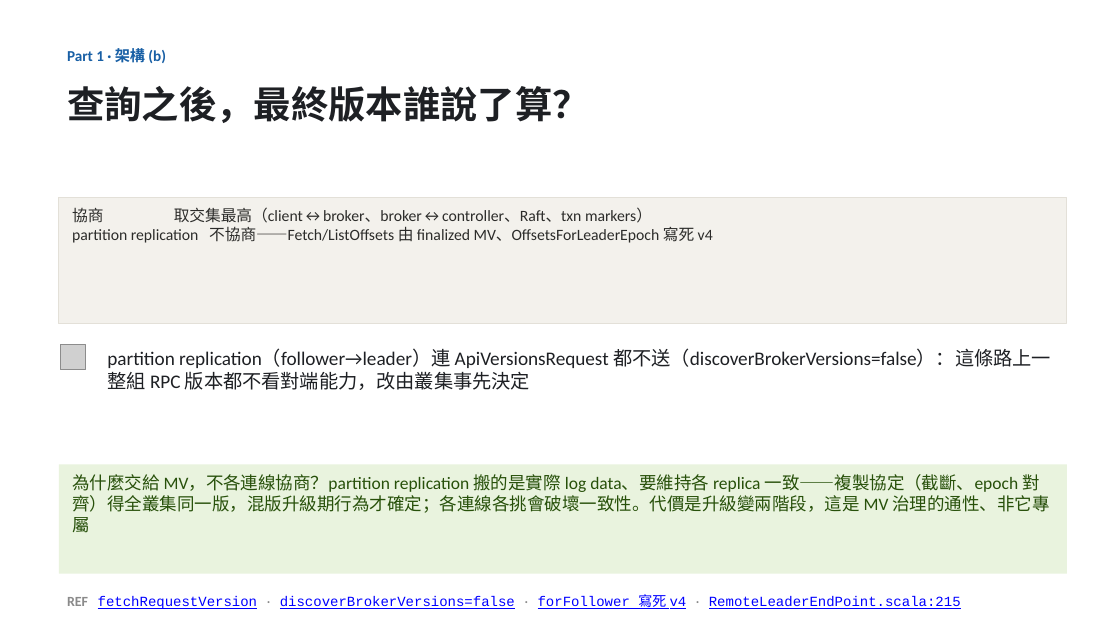
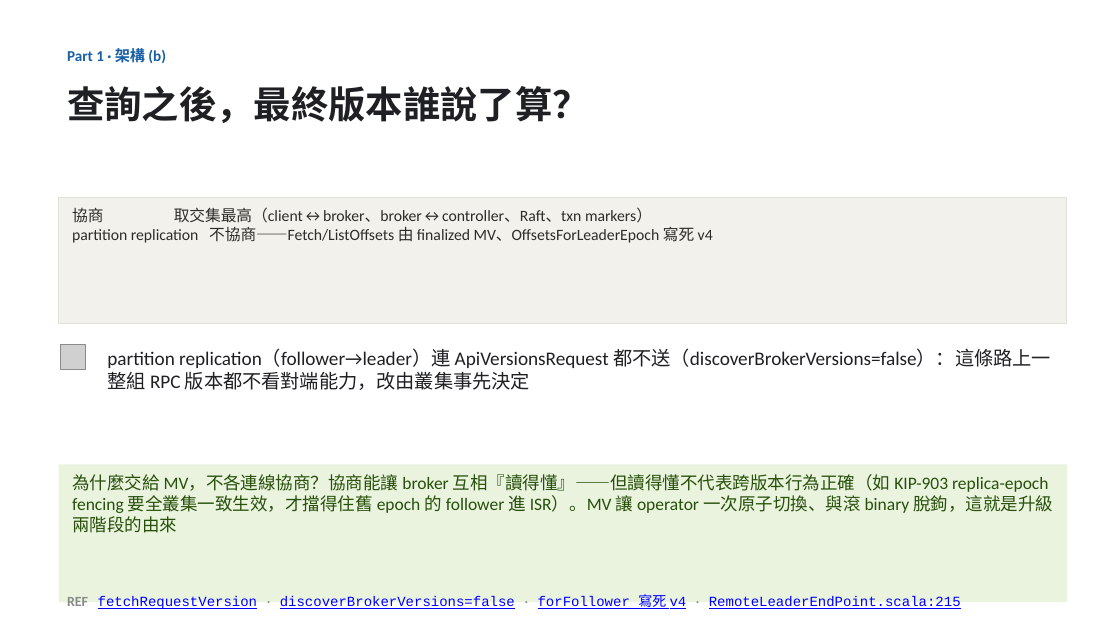
Before and after one commit to unknowntpo/kafka, a slide deck: slide 6 of study/version-control/kafka-version-negotiation.pptx. Drawn at 1120x630 pixels with LibreOffice and Linux fonts; fonts in the diff are those of the drawing; grey boxes stand for pictures. Boxes give left, top, right and bottom in pixels: in the first picture for what was removed or moved away, otherwise in the second. Text is boxed around its words. In the diff, an @@ line names an element or a change of style, - is before the commit and + after.

Commit message:
study(version-control): 架構(b) solve 換精準框架「能看懂≠行為正確」＋對照頁 PG bullet 校正（WAL 鎖 major）
- 架構(b)：協商讓 broker『讀得懂』但不代表跨版本行為正確（KIP-903 replica-epoch fencing 要全叢集一致才擋得住舊 epoch follower 進 ISR）→ MV 是 operator 可控的原子切換、與滾 binary 脫鉤
- 對照 PG bullet：改「physical replication 靠 WAL、跨大版不相容→不能就地跨 major；近零停機得另搭 logical replication（bolt-on）」，與 other-systems-comparison.md line45-47 對齊
- 三家 bullet 收緊避免溢出，補 PGLOGREPL ref

```diff
--- a/study/version-control/kafka-version-negotiation.pptx
+++ b/study/version-control/kafka-version-negotiation.pptx
@@ rectangle "為什麼交給 MV，不各連線協商？協商能讓 broker 互相『讀得懂』——但讀得懂不代表跨版本行為正確（如 KIP-90 ...": place and size @@
-rectangle "為什麼交給 MV，不各連線協商？協商能讓 broker 互相『讀得懂』——但讀得懂不代表跨版本行為正確（如 KIP-90 ..." at bbox=[59, 465, 1067, 574]
+rectangle "為什麼交給 MV，不各連線協商？協商能讓 broker 互相『讀得懂』——但讀得懂不代表跨版本行為正確（如 KIP-90 ..." at bbox=[59, 465, 1067, 602]
@@ text in rectangle at bbox=[72, 474, 1053, 533]: text changed @@
-為什麼交給 MV，不各連線協商？partition replication 搬的是實際 log data、要維持各 replica 一致——複製協定（截斷、epoch 對齊）得全叢集同一版，混版升級期行為才確定；各連線各挑會破壞一致性。代價是升級變兩階段，這是 MV 治理的通性、非它專屬
+為什麼交給 MV，不各連線協商？協商能讓 broker 互相『讀得懂』——但讀得懂不代表跨版本行為正確（如 KIP-903 replica-epoch fencing 要全叢集一致生效，才擋得住舊 epoch 的 follower 進 ISR）。MV 讓 operator 一次原子切換、與滾 binary 脫鉤，這就是升級兩階段的由來
```
Also in this commit, not shown: 1 other slide changed, 1 other file.
